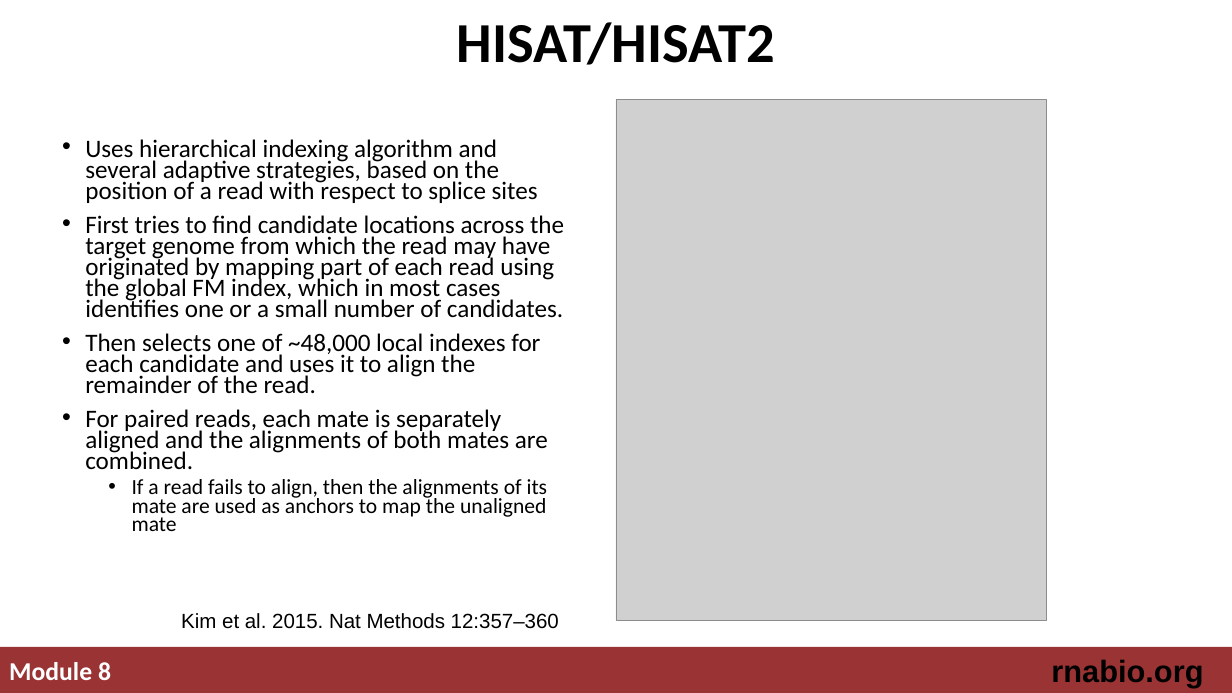
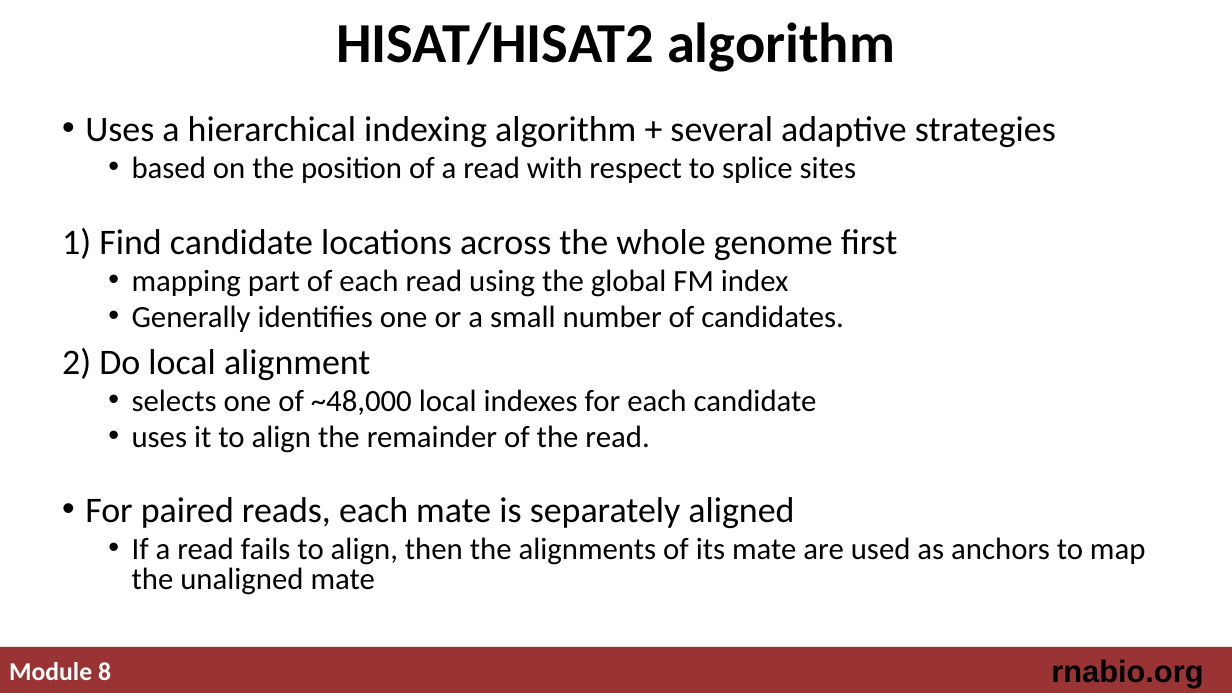
Before and after one commit to griffithlab/rnabio.org, a slide deck: slide 9 of assets/lectures/cbw-cshl/2019/mini/RNASeq_MiniLecture_08_01_Alignment.pptx (slide 12 before the commit). Drawn at 1232x693 pixels with LibreOffice and Linux fonts; fonts in the diff are those of the drawing; grey boxes stand for pictures. Boxes give left, top, right and bottom in pixels: in the first picture for what was removed or moved away, otherwise in the second. Text is boxed around its words. In the diff, an @@ line names an element or a change of style, - is before the commit and + after.

Commit message:
updating alignment slides

```diff
--- a/assets/lectures/cbw-cshl/2019/mini/RNASeq_MiniLecture_08_01_Alignment.pptx
+++ b/assets/lectures/cbw-cshl/2019/mini/RNASeq_MiniLecture_08_01_Alignment.pptx
@@ title at box(336, 22, 895, 72): text changed @@
-HISAT/HISAT2
+HISAT/HISAT2 algorithm
@@ text "Uses a hierarchical indexing algorithm ...": place and size @@
-text "Uses a hierarchical indexing algorithm ..." at box(85, 139, 564, 531)
+text "Uses a hierarchical indexing algorithm ..." at box(62, 116, 1146, 595)
@@ text at box(62, 116, 1056, 528): text changed; size 19.6 to 24 pt @@
-• Uses hierarchical indexing algorithm and several adaptive strategies, based on the position of a read with respect to splice sites
-• First tries to find candidate locations across the target genome from which the read may have originated by mapping part of each read using the global FM index, which in most cases identifies one or a small number of candidates.
-• Then selects one of ~48,000 local indexes for each candidate and uses it to align the remainder of the read.
-• For paired reads, each mate is separately aligned and the alignments of both mates are combined.
+• Uses a hierarchical indexing algorithm + several adaptive strategies
+  • based on the position of a read with respect to splice sites
+1) Find candidate locations across the whole genome first
+  • mapping part of each read using the global FM index
+  • Generally identifies one or a small number of candidates.
+2) Do local alignment
+  • selects one of ~48,000 local indexes for each candidate
+  • uses it to align the remainder of the read.
+• For paired reads, each mate is separately aligned
@@ picture removed at box(616, 99, 1047, 620) @@
@@ text at box(132, 537, 1146, 595): size 16.8 to 24 pt in "If a read fails to align, then ..."; line spacing 0.7 to 0.8 @@
@@ text removed at box(181, 613, 559, 629) @@
-Kim et al. 2015. Nat Methods 12:357–360
```
Also in this commit, not shown: 7 other slides changed, 1 slide added, 3 slides removed, 2 other files.
